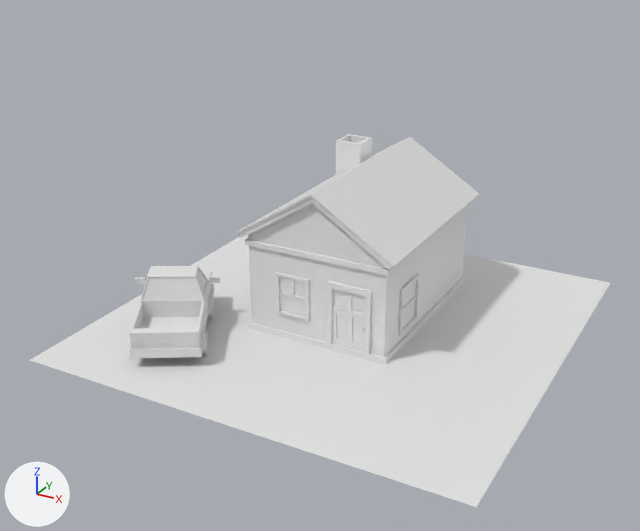
Two versions of the FBX model Assets/3D Models/FWC/HouseLOD/house02_LOD.fbx, one commit apart.
Rendered twice from a camera (50 mm lens) standing at (1.26, -2.48, 1.42) and looking at (-0.03, -0.14, 0.25). Every picture has the same lights, and +X, +Y and +Z are marked at lower left. The older version comes first. Objects named as collision shapes, trigger or cutter boxes, shadow casters or lower levels of detail are left out.

In view in the first picture: 'house02_LOD0'.
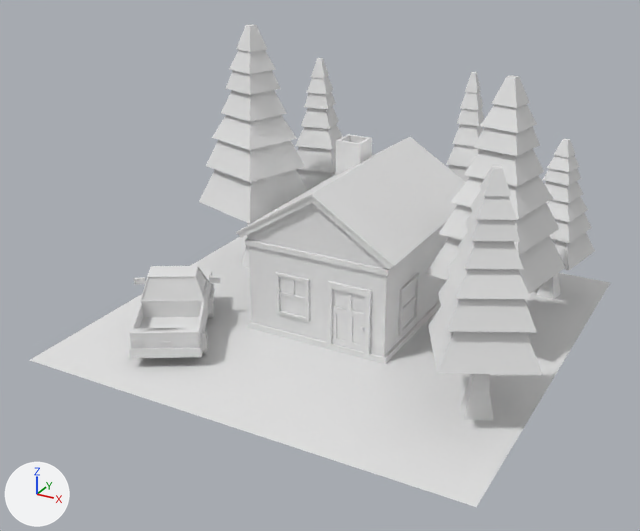
Where the newer file only moved an object's origin or applied its transform, the numbers keep the older frame.

Boxes [x1, y1, x2, y2] around the edits, measured in the pictures (640 x 531 px):
'house02_LOD0', reshaped (29% taller): before [30, 134, 610, 507]; after [30, 24, 610, 507]
part 1 of me_plane_033, added: after [426, 72, 595, 420]
part 2 of me_plane_033, added: after [199, 24, 343, 268]

The change, as a diff of the scene's bpy script:
```diff
--- a/Assets/3D Models/FWC/HouseLOD/house02_LOD.fbx.py
+++ b/Assets/3D Models/FWC/HouseLOD/house02_LOD.fbx.py
@@ me_plane_033 @@
 # used by ob_house02_lod0; location = (0.0, 0.0, 0.0)
-me_plane_033.from_pydata(...)  # 956 vertices, 845 faces; spans x -0.75..0.75, y -0.75..0.75, z 0.0..0.53
+me_plane_033.from_pydata(...)  # 1364 vertices, 1373 faces; spans x -0.75..0.79, y -0.75..0.75, z 0.0..0.93
+# me_plane_033 part 1: 272 vertices added at x 0.09..0.79, y -0.53..0.74, z 0.0..0.88
+# me_plane_033 part 2: 136 vertices added at x -0.72..-0.3, y 0.04..0.73, z 0.0..0.93
```
